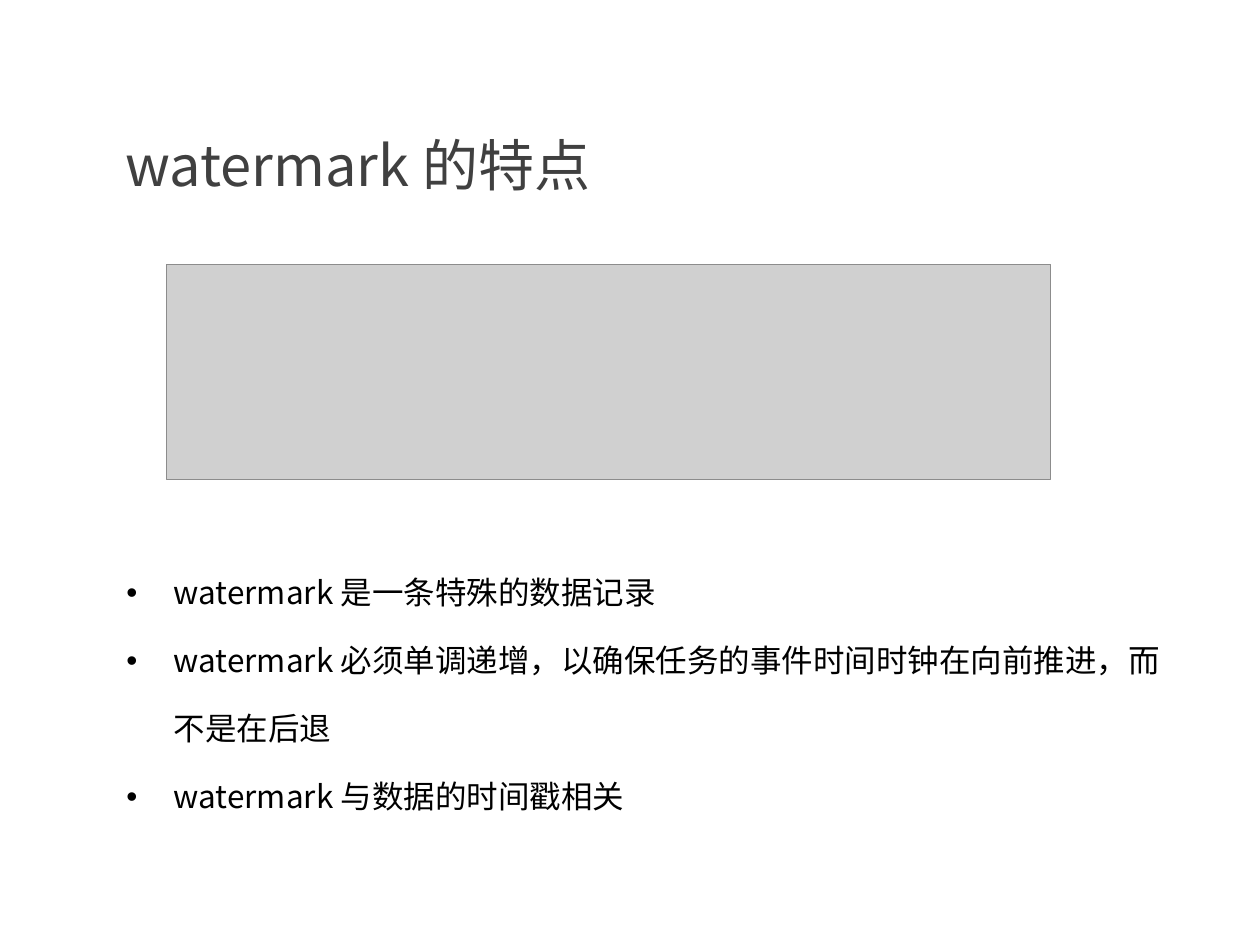
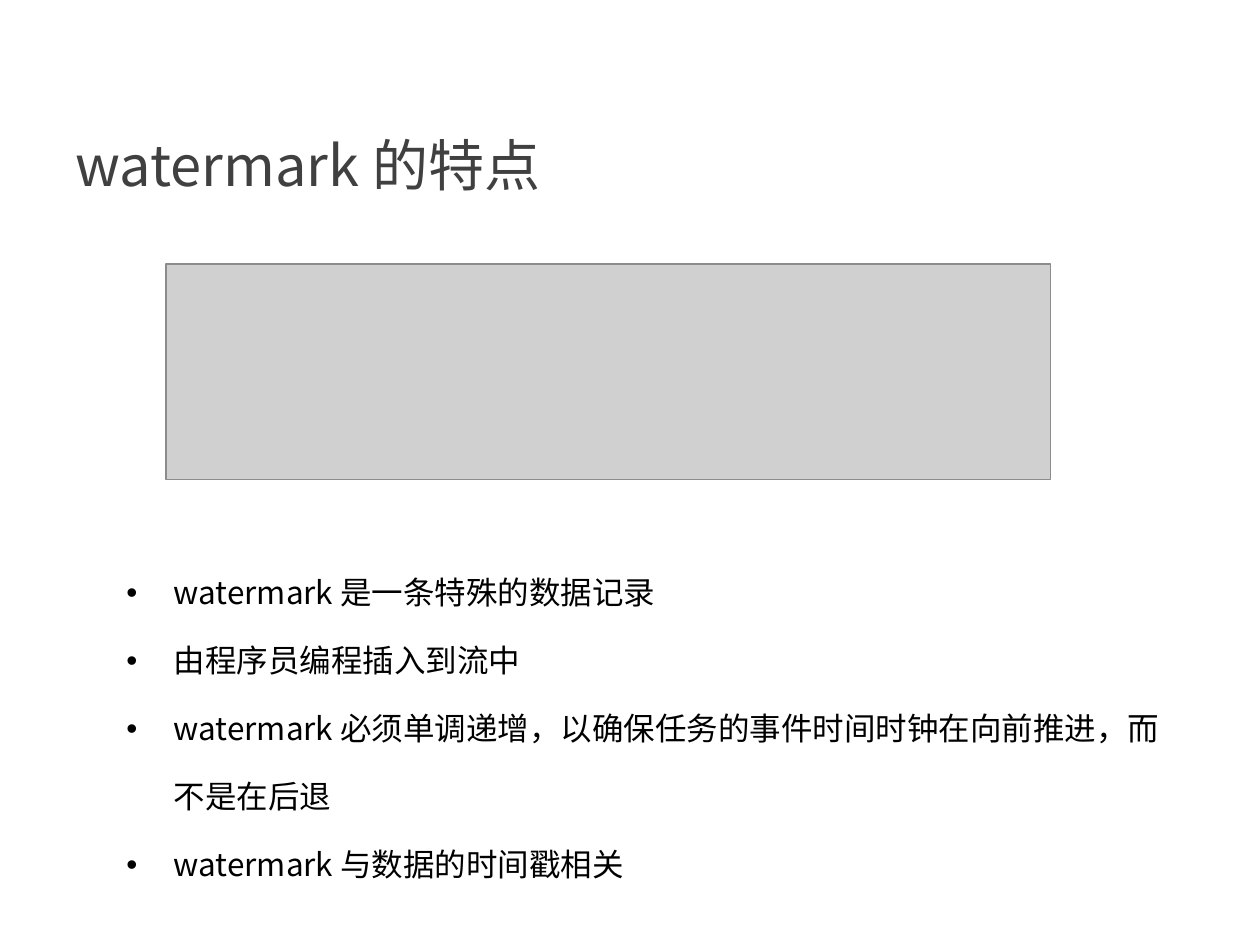
Before and after one commit to confucianzuoyuan/flink-tutorial, a slide deck: slide 10 of slides/4_Flink中的时间语义和watermark.pptx (slide 9 before the commit). Drawn at 1260x945 pixels with LibreOffice and Linux fonts; fonts in the diff are those of the drawing; grey boxes stand for pictures; background and template pictures are left out. Boxes give left, top, right and bottom in pixels: in the first picture for what was removed or moved away, otherwise in the second. Text is boxed around its words. In the diff, an @@ line names an element or a change of style, - is before the commit and + after.

```diff
--- a/slides/4_Flink中的时间语义和watermark.pptx
+++ b/slides/4_Flink中的时间语义和watermark.pptx
@@ text "watermark 的特点" at bbox=[75, 139, 540, 191]: indent changed @@
@@ text at bbox=[174, 577, 1159, 879]: indent changed @@
@@ text at bbox=[174, 645, 520, 675]: paragraph added @@
+• 由程序员编程插入到流中
```
Also in this commit, not shown: 13 other slides changed, 1 slide added, 3 other files.
